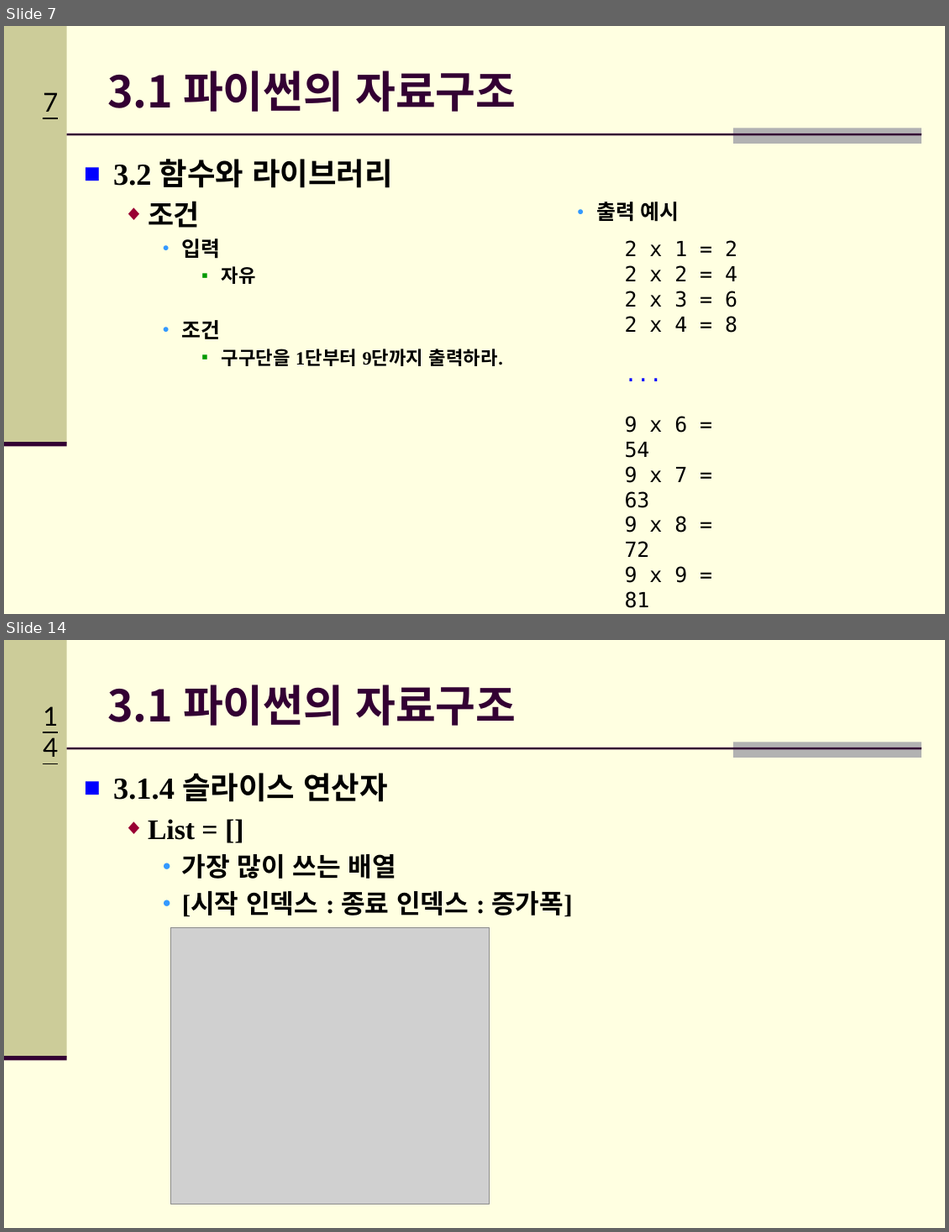
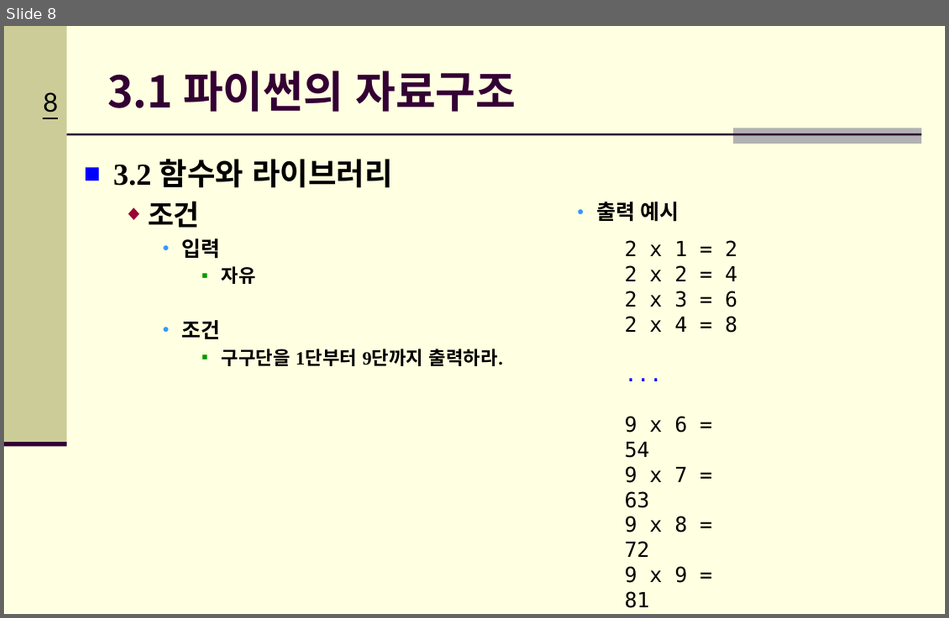
Before and after one commit to Hitbee-dev/OpenCV-Python, a slide deck: 2022-09-20/documents/CH_03_파이썬 기초_실습2.pptx. Shown one above the other, each under a label of ours: slides 7 and 14 before the commit, slide 8 after it; the slides between them are not shown. The pictures are 949x1232 and 949x618 pixels, drawn with LibreOffice and Linux fonts; fonts in the diff are those of the drawing; grey boxes stand for pictures; background and template pictures are left out. Boxes give left, top, right and bottom in pixels: in the first picture for what was removed or moved away, otherwise in the second. Text is boxed around its words. In the diff, an @@ line names an element or a change of style, - is before the commit and + after.

```diff
--- a/2022-09-20/documents/CH_03_파이썬 기초_실습2.pptx
+++ b/2022-09-20/documents/CH_03_파이썬 기초_실습2.pptx
@@ slide 14 removed at [4, 640, 945, 1228], background #FFFFE1; not listed: 5 template elements that a slide beside it also shows @@
@@ title removed at [107, 685, 516, 726] @@
-3.1 파이썬의 자료구조
@@ text removed at [113, 773, 572, 916] @@
-■ 3.1.4 슬라이스 연산자
-  ◆ List = []
-    ● 가장 많이 쓰는 배열
-    ● [시작 인덱스 : 종료 인덱스 : 증가폭]
@@ picture removed at [170, 928, 490, 1204] @@
@@ what was slide 7 is now slide 8 @@
@@ page number at [43, 92, 58, 113]: text changed @@
-7
+8
```
Also in this commit, not shown: 4 slides changed, 2 slides added, 11 other slides removed, 1 other file.
